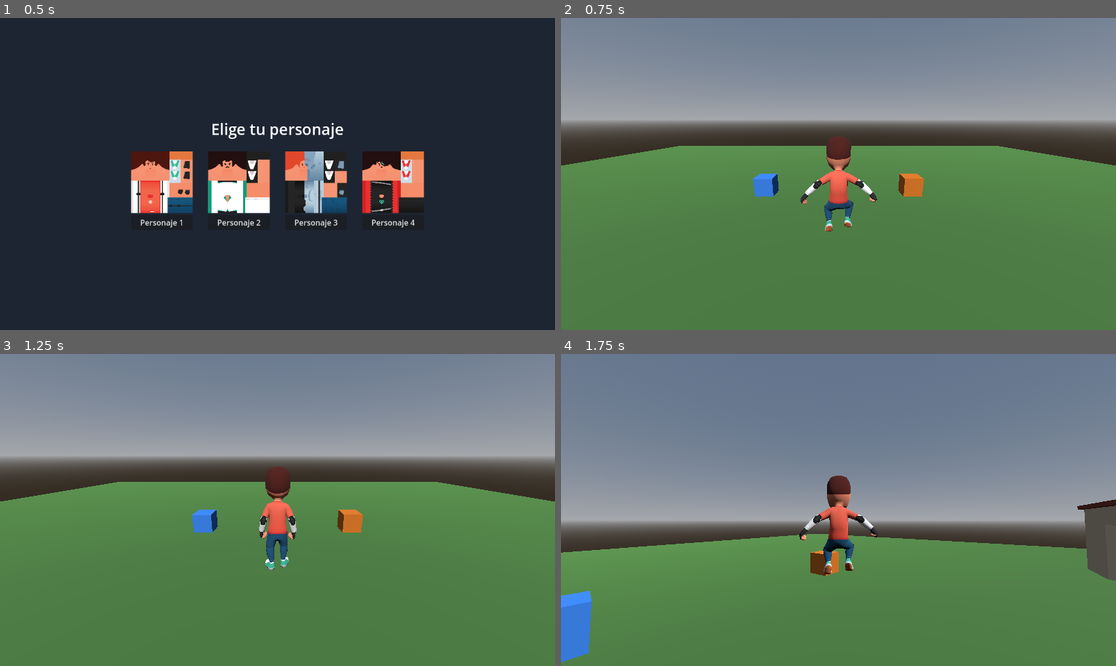
Above: before the commit, frames 1-4 (two rows, left to right).
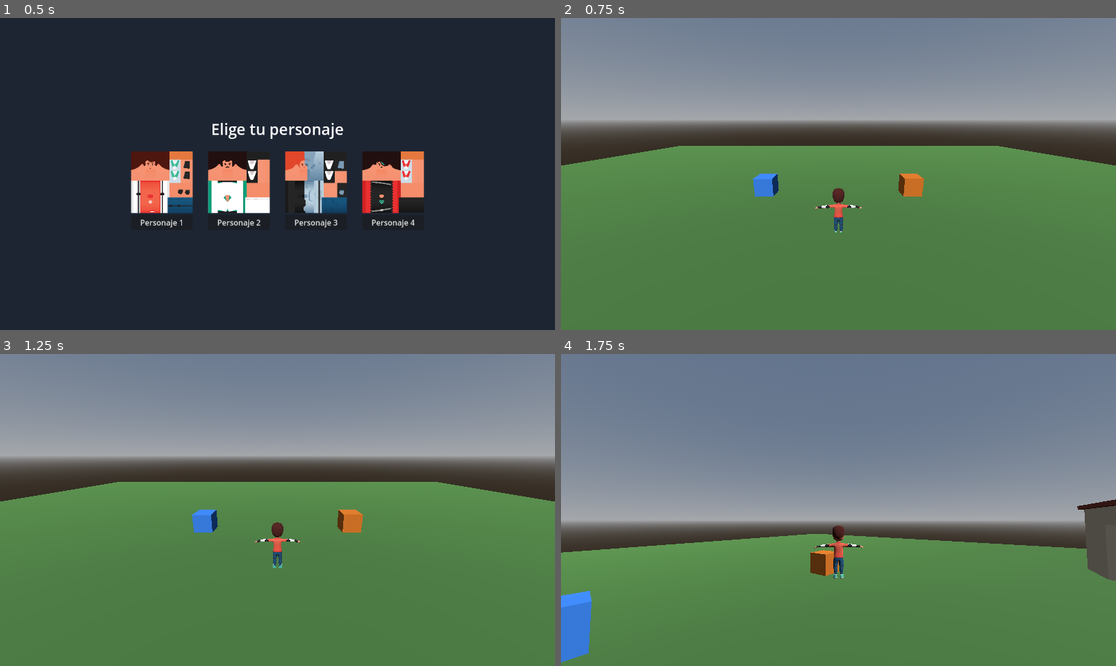
Above: after the commit, the same moments.

Repository: BigBang1010101010/game12
Game: Godot game, scene res://scenes/character_select.tscn
Two runs of this game, one before a commit and one after it. Both use one fixed random seed, a clock stepped at 60 frames per second and the inputs below.
Inputs (mouse positions are in pixels of both pictures, inside the frame that each line leads up to):
- Up to frame 1 (0.5 s): no input
- Up to frame 2 (0.75 s): click "Personaje 1" at 0.5 s
- Up to frame 3 (1.25 s): no input
- Up to frame 4 (1.75 s): tap Enter at 1.25 s; move the mouse to (866, 510) at 1.27 s; hold W (move_forward) from 1.28 s (still down); hold E (interact) from 1.28 s (still down); click (866, 510) at 1.42 s; tap Space (jump) at 1.52 s

Frame 1 is identical in both runs. In frame 2, 1.4% of the frame differs, in the area x 43-57%, y 37-69%; in frame 3, 1.3%; in frame 4, 1.5%, in the area x 42-58%, y 38-72%.

Commit message:
Fix character model scale and animation retargeting causing head/arm clipping
Measured the real visual model via manual linear-blend skinning
(bind-pose vertices + bone weights + skeleton pose, not a bone-pivot
proxy): rest-pose height is ~3.76 units, about 2.1x the 1.8-tall
collision capsule. Enlarging the capsule to match was not viable (a
3.76-tall capsule can't fit through the house's 2.4-tall door), so the
model is scaled down (MODEL_SCALE = 0.465) to match the capsule instead.

Also found and fixed the real driver of the worst clipping: the
retargeted idle/run/jump animations copied each bone's absolute local
rotation verbatim from a differently-posed source rig, so the mismatch
between source and target rest orientations escalated down the
arm/finger chains (measured up to 217 degrees off rest), flinging
hands above the head during idle. Retargeting now reapplies each
keyframe as a delta from the source's own rest rotation onto the
target's rest rotation instead of copying it raw.

Re-verified by simulating the real Player walking through the house
doorway with "run" playing, checking the actual skinned mesh's
world-space vertex extent (not just the capsule) against the door
lintel and side walls at every step: head clearance margin 0.69,
no visual collision with the lintel.

Diff:
--- a/scripts/character_rig.gd
+++ b/scripts/character_rig.gd
@@ -20,7 +20,7 @@
 
 	var library := AnimationLibrary.new()
 	for anim_name in ANIM_PATHS:
-		var anim := _load_and_retarget(ANIM_PATHS[anim_name], bone_names)
+		var anim := _load_and_retarget(ANIM_PATHS[anim_name], bone_names, skeleton)
 		if anim:
 			library.add_animation(anim_name, anim)
 
@@ -29,7 +29,18 @@
 	player.add_animation_library("", library)
 	return player
 
-static func _load_and_retarget(path: String, bone_names: Dictionary) -> Animation:
+## Rotation tracks store each bone's ABSOLUTE local rotation (relative to its
+## parent bone), not a delta. Copying that value verbatim only works if the
+## source and target skeletons define the same "zero rotation" (rest pose)
+## for a same-named bone. They don't here - the source clip rig's rest pose
+## differs from this model's, so raw copies escalate down each kinematic
+## chain (confirmed by measurement: the retargeted "idle" clip put the
+## Arm/ForeArm/Hand bones at 65-95 degrees off this model's rest, and finger
+## bones past 150 degrees, flinging the hands out wide and up above the
+## head). The fix is to re-express each keyframe as a delta from the
+## SOURCE's own rest rotation, then reapply that same delta on top of the
+## TARGET's rest rotation, so both sides agree on what "no rotation" means.
+static func _load_and_retarget(path: String, bone_names: Dictionary, skeleton: Skeleton3D) -> Animation:
 	var packed: PackedScene = load(path)
 	if not packed:
 		push_warning("CharacterRig: could not load %s" % path)
@@ -55,6 +66,17 @@
 			continue
 		var new_track := out.add_track(ttype)
 		out.track_set_path(new_track, NodePath("Skeleton3D:" + bone_name))
+
+		var source_rest_rot := Quaternion.IDENTITY
+		var target_rest_rot := Quaternion.IDENTITY
+		if ttype == Animation.TYPE_ROTATION_3D:
+			var source_node := instance.find_child(bone_name, true, false)
+			if source_node:
+				source_rest_rot = source_node.transform.basis.get_rotation_quaternion()
+			var bidx := skeleton.find_bone(bone_name)
+			if bidx >= 0:
+				target_rest_rot = skeleton.get_bone_rest(bidx).basis.get_rotation_quaternion()
+
 		for ki in source_anim.track_get_key_count(ti):
 			var t: float = source_anim.track_get_key_time(ti, ki)
 			var v = source_anim.track_get_key_value(ti, ki)
@@ -62,7 +84,9 @@
 				Animation.TYPE_POSITION_3D:
 					out.position_track_insert_key(new_track, t, v)
 				Animation.TYPE_ROTATION_3D:
-					out.rotation_track_insert_key(new_track, t, v)
+					var delta: Quaternion = source_rest_rot.inverse() * v
+					var retargeted: Quaternion = target_rest_rot * delta
+					out.rotation_track_insert_key(new_track, t, retargeted)
 				Animation.TYPE_SCALE_3D:
 					out.scale_track_insert_key(new_track, t, v)
 
--- a/scripts/player.gd
+++ b/scripts/player.gd
@@ -16,6 +16,14 @@
 const PITCH_DEFAULT := deg_to_rad(-15.0) # initial look-slightly-down angle
 
 const CHARACTER_MODEL := "res://assets/characters/character_model.glb"
+## The imported model's rest-pose vertex data measures ~3.76 units tall (feet
+## to top of hair), reconstructed via manual linear-blend skinning
+## (bind-pose vertices + bone weights + skeleton pose) - about 2.1x taller
+## than the 1.8-tall collision capsule. Scaling it down to match the capsule
+## (rather than enlarging the capsule to match it) is what keeps the
+## character able to fit through the house's 2.4-tall door at all; a
+## 3.76-tall capsule couldn't fit through a 2.4 opening no matter the offset.
+const MODEL_SCALE := 0.465
 ## Feet-to-origin offset: the capsule collision (radius 0.4, height 1.8) is
 ## centered on the Player's origin, so its bottom sits 0.9 below it. The
 ## character model's root is at its feet, so it's offset down to match.
@@ -191,6 +199,7 @@
 	instance.name = "CharacterModel"
 	instance.transform.origin.y = MODEL_FEET_OFFSET
 	instance.rotation.y = MODEL_FRONT_CORRECTION
+	instance.scale = Vector3.ONE * MODEL_SCALE
 	add_child(instance)
 	character_model = instance
 
